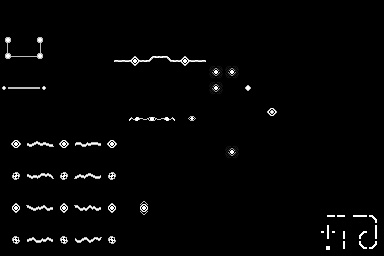
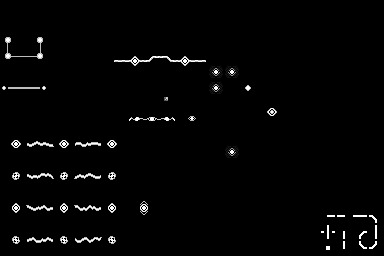
The second 384×256 image is a revision of the first. Changes to its layers:
added layer "Layer 5" above "Layer 3" over [164, 97, 168, 101]
